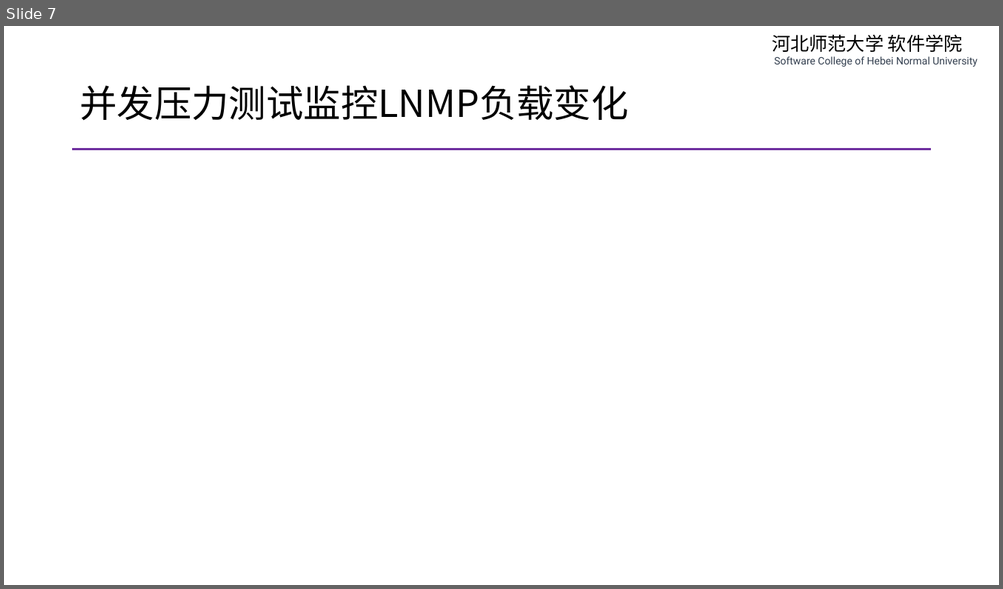
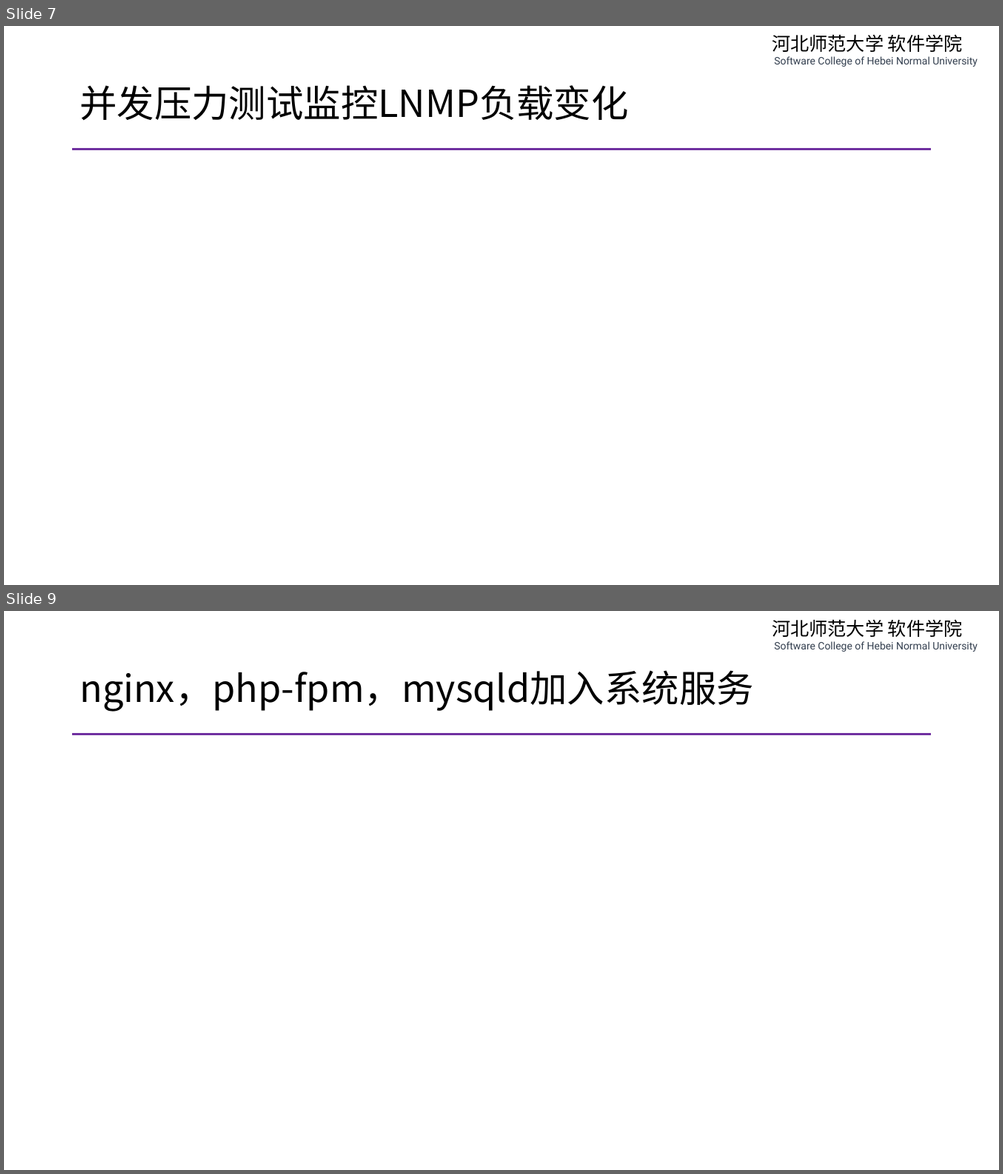
Before and after one commit to edu2act/course-php-serverside-development-on-linux, a slide deck: materials/slides/ch16-lnmp-more-detail-and-system-service.pptx. Shown one above the other, each under a label of ours: slide 7 before the commit, slides 7 and 9 after it; the slides between them are not shown. The pictures are 1003x589 and 1003x1174 pixels, drawn with LibreOffice and Linux fonts; fonts in the diff are those of the drawing. Boxes give left, top, right and bottom in pixels: in the first picture for what was removed or moved away, otherwise in the second. Text is boxed around its words. In the diff, an @@ line names an element or a change of style, - is before the commit and + after.

```diff
--- a/materials/slides/ch16-lnmp-more-detail-and-system-service.pptx
+++ b/materials/slides/ch16-lnmp-more-detail-and-system-service.pptx
@@ slide 9 added at [4,611,999,1170], background #FFFFFF; not listed: 2 template elements that a slide beside it also shows @@
@@ title added at [79,670,754,712], 36 pt, text #000000 @@
+nginx，php-fpm，mysqld加入系统服务
```
Also in this commit, not shown: 2 slides changed, 1 other slide added, 3 other files.
